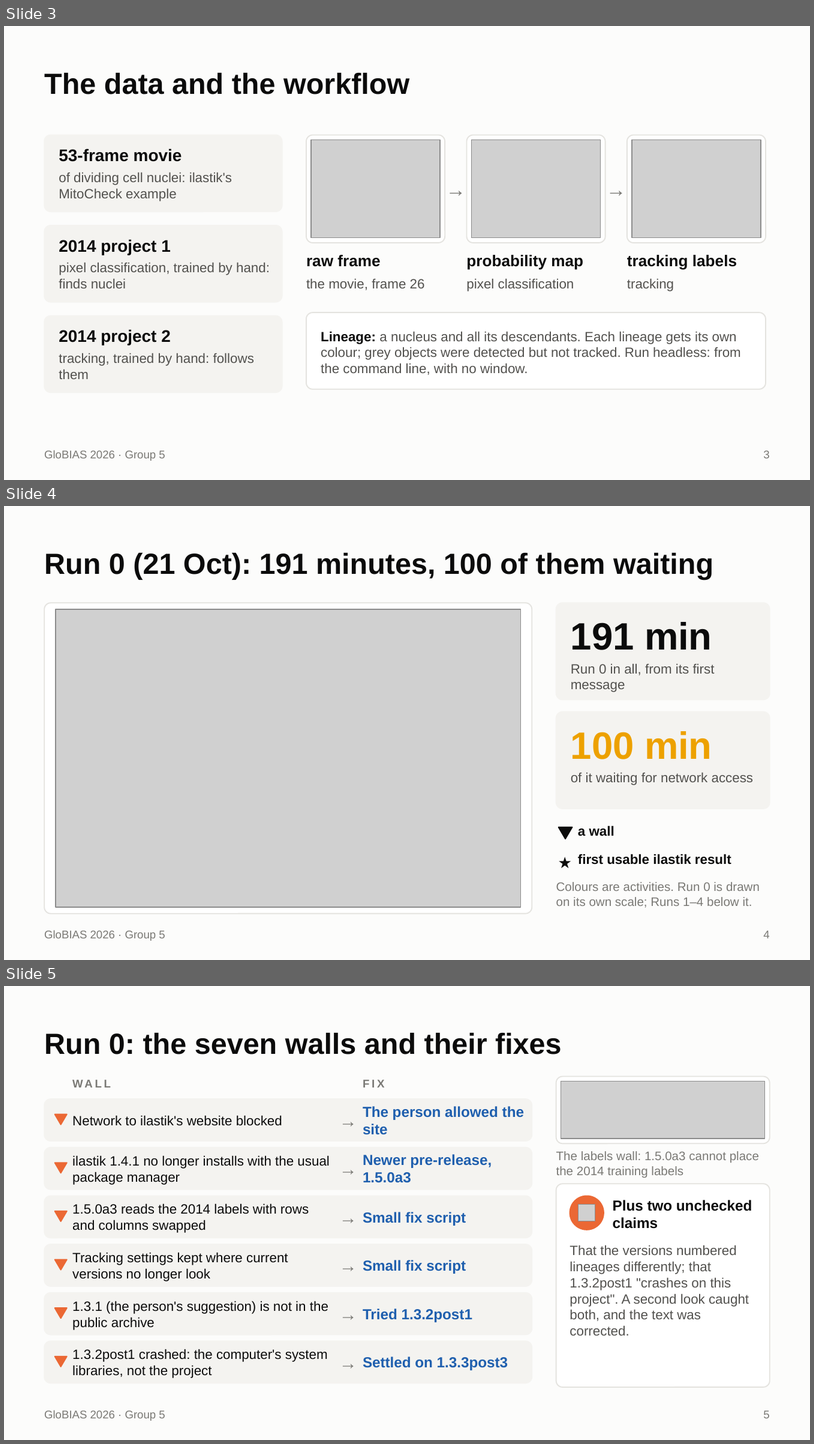
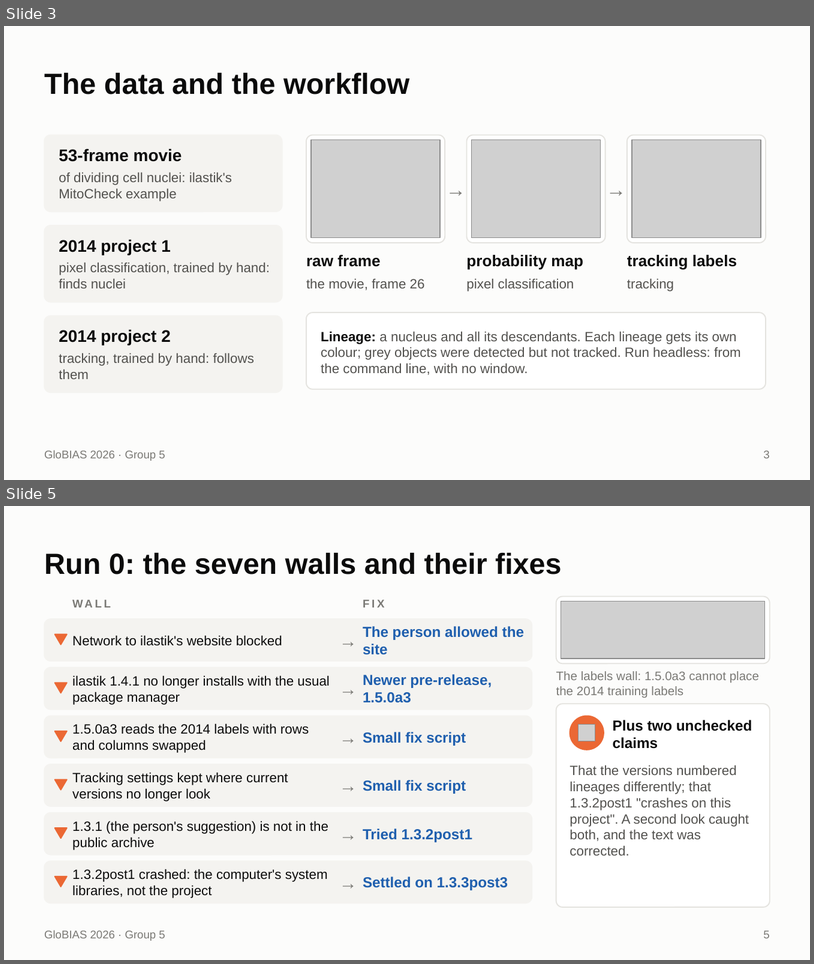
Before and after one commit to globias-2026-group5/globias-2026-group5.github.io, a slide deck: talk/ilastik-five-sessions-long.pptx. Shown one above the other, each under a label of ours: slides 3, 4 and 5 before the commit, slides 3 and 5 after it; the slides between them are not shown. The pictures are 814x1444 and 814x964 pixels, drawn with LibreOffice and Linux fonts; fonts in the diff are those of the drawing; grey boxes stand for pictures. Boxes give left, top, right and bottom in pixels: in the first picture for what was removed or moved away, otherwise in the second. Text is boxed around its words. In the diff, an @@ line names an element or a change of style, - is before the commit and + after.

```diff
--- a/talk/ilastik-five-sessions-long.pptx
+++ b/talk/ilastik-five-sessions-long.pptx
@@ slide 4 removed at (x1=4, y1=506, x2=810, y2=960), background #FCFCFB; not listed: 1 template element that a slide beside it also shows @@
@@ title removed at (x1=44, y1=553, x2=714, y2=580) @@
-Run 0 (21 Oct): 191 minutes, 100 of them waiting
@@ rounded rectangle removed at (x1=44, y1=603, x2=532, y2=913) @@
@@ picture removed at (x1=56, y1=609, x2=521, y2=907) @@
@@ rounded rectangle removed at (x1=557, y1=603, x2=770, y2=700) @@
@@ text removed at (x1=571, y1=622, x2=713, y2=650) @@
-191 min
@@ text removed at (x1=571, y1=664, x2=715, y2=692) @@
-Run 0 in all, from its first message
@@ rounded rectangle removed at (x1=557, y1=712, x2=770, y2=808) @@
@@ text removed at (x1=571, y1=731, x2=713, y2=759) @@
-100 min
@@ text removed at (x1=571, y1=772, x2=754, y2=785) @@
-of it waiting for network access
@@ triangle removed at (x1=559, y1=827, x2=573, y2=838) @@
@@ text removed at (x1=578, y1=825, x2=615, y2=835) @@
-a wall
@@ text removed at (x1=557, y1=850, x2=574, y2=873) @@
-★
@@ text removed at (x1=578, y1=853, x2=732, y2=864) @@
-first usable ilastik result
@@ text removed at (x1=557, y1=882, x2=760, y2=907) @@
-Colours are activities. Run 0 is drawn on its own scale; Runs 1–4 below it.
@@ page number removed at (x1=764, y1=930, x2=770, y2=938) @@
-4
```
Also in this commit, not shown: 1 slide changed, 4 slides added, 10 other files.
